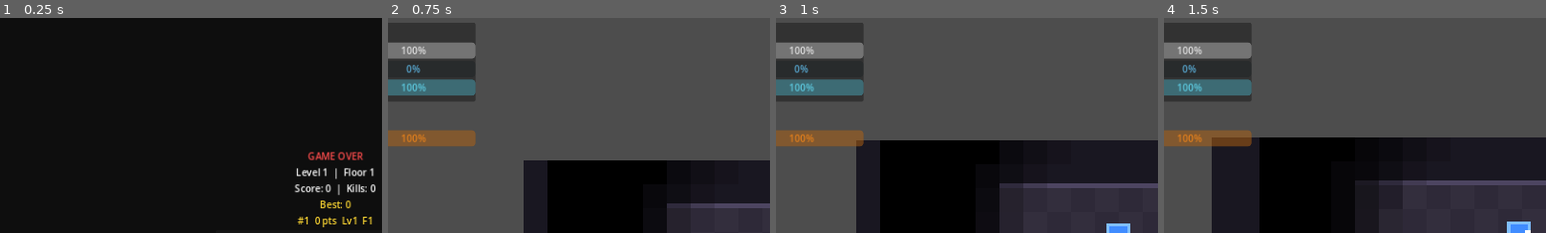
Above: before the commit, frames 1-4 (left to right).
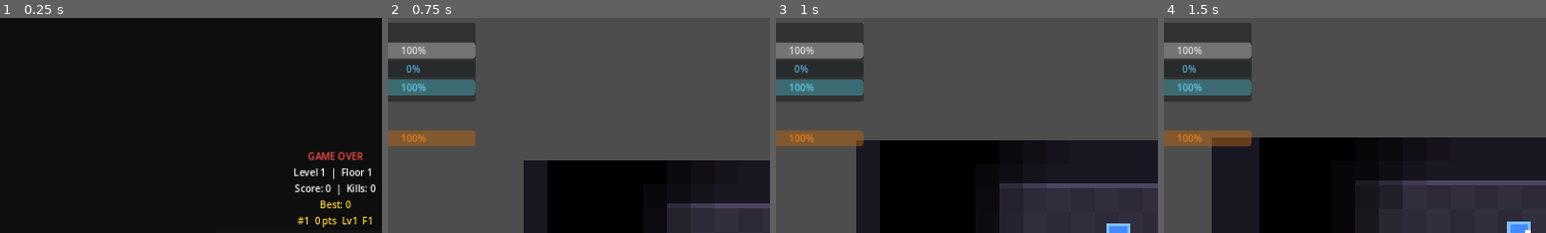
Above: after the commit, the same moments.

Repository: sin857000-code/Valid
Game: Godot game, scene res://scenes/ui/game_over.tscn
Two runs of this game, one before a commit and one after it. Both use one fixed random seed, a clock stepped at 60 frames per second and the inputs below. This scene is started directly instead of the project's main scene.
Inputs:
- Up to frame 1 (0.25 s): no input
- Up to frame 2 (0.75 s): click "다시 시작" at 0.5 s
- Up to frame 3 (1 s): no input
- Up to frame 4 (1.5 s): tap Enter (ui_accept) at 1.25 s; hold Right (ui_right) from 1.28 s (still down)
The pictures show only the part of the screen within x 6-56%, y 0-50%; the shares and areas given below are measured in that part.

The runs differ from the first frame. In frame 1, 0.5% of the frame differs, in the area x 77-98%, y 69-76%; in frame 2, nothing differs; in frame 3, nothing differs; in frame 4, nothing differs.
Error in both runs: Invalid call. Nonexistent function 'is_action_just_pressed' in base 'InputEventKey'. (res://scripts/ui/pause_menu.gd:48)

Commit message:
Cycle 20: attack range ring, low-HP vignette, best floor time on game over
- player_visual: show_attack_range() flash ring expands and fades on attack
- player: calls show_attack_range(attack_range) in _do_attack
- hud: red vignette overlay intensifies as HP drops below 40%
- game_over: shows best floor time alongside level/floor info

https://claude.ai/code/session_01W1t3cyazDUadMr1eE4hi94

Diff:
--- a/roguelike/scripts/player/player.gd
+++ b/roguelike/scripts/player/player.gd
@@ -132,6 +132,7 @@
 func _do_attack() -> void:
 	_attack_timer = attack_cooldown
 	_visual.flash_attack()
+	_visual.show_attack_range(attack_range)
 	load("res://scripts/core/sound_manager.gd").play_attack(self)
 	# Auto-aim: snap facing toward nearest enemy within 1.5x attack range
 	var best_dist = attack_range * 1.5
--- a/roguelike/scripts/player/player_visual.gd
+++ b/roguelike/scripts/player/player_visual.gd
@@ -50,3 +50,14 @@
 	_body.color = Color.YELLOW
 	_tween = create_tween()
 	_tween.tween_property(_body, "color", COLOR_BODY, 0.1)
+
+func show_attack_range(range_px: float) -> void:
+	var ring = ColorRect.new()
+	ring.size = Vector2(range_px * 2, range_px * 2)
+	ring.position = Vector2(-range_px, -range_px)
+	ring.color = Color(1.0, 1.0, 0.3, 0.18)
+	add_child(ring)
+	var t = ring.create_tween().set_parallel(true)
+	t.tween_property(ring, "scale", Vector2(1.3, 1.3), 0.2)
+	t.tween_property(ring, "modulate:a", 0.0, 0.2)
+	t.tween_callback(ring.queue_free).set_delay(0.2)
--- a/roguelike/scripts/ui/game_over.gd
+++ b/roguelike/scripts/ui/game_over.gd
@@ -11,7 +11,9 @@
 	hs.save_score(GameManager.score, GameManager.current_floor, GameManager.level)
 
 	score_label.text = "Score: %d  |  Kills: %d" % [GameManager.score, GameManager.kills]
-	level_label.text = "Level %d  |  Floor %d" % [GameManager.level, GameManager.current_floor]
+	var best_t = GameManager.best_floor_time
+	var time_str = ("Best floor time: %.1fs" % best_t) if best_t < 9999.0 else ""
+	level_label.text = "Level %d  |  Floor %d  %s" % [GameManager.level, GameManager.current_floor, time_str]
 	var scores = hs.get_scores()
 	if scores.size() > 0:
 		best_label.text = "Best: %d" % scores[0].get("score", 0)
--- a/roguelike/scripts/ui/hud.gd
+++ b/roguelike/scripts/ui/hud.gd
@@ -25,6 +25,12 @@
 	_status_label.add_theme_font_size_override("font_size", 13)
 	_status_label.position = Vector2(8, 148)
 	add_child(_status_label)
+
+	_vignette = ColorRect.new()
+	_vignette.color = Color(0.6, 0.0, 0.0, 0.0)
+	_vignette.set_anchors_and_offsets_preset(Control.PRESET_FULL_RECT)
+	_vignette.mouse_filter = Control.MOUSE_FILTER_IGNORE
+	add_child(_vignette)
 
 	_bomb_bar = ProgressBar.new()
 	_bomb_bar.custom_minimum_size = Vector2(0, 7)
@@ -114,10 +120,14 @@
 	health_bar.value = current
 	var ratio = float(current) / float(maximum)
 	health_bar.modulate = Color(1.0, ratio * 0.85, ratio * 0.2)
+	if _vignette:
+		var danger = clamp(1.0 - ratio * 2.5, 0.0, 0.55)
+		_vignette.color = Color(0.6, 0.0, 0.0, danger)
 
 var _best_floor: int = 1
 var _status_label: Label = null
 var _bomb_bar: ProgressBar = null
+var _vignette: ColorRect = null
 
 func update_floor(floor_num: int) -> void:
 	var theme_name = "Cave"
